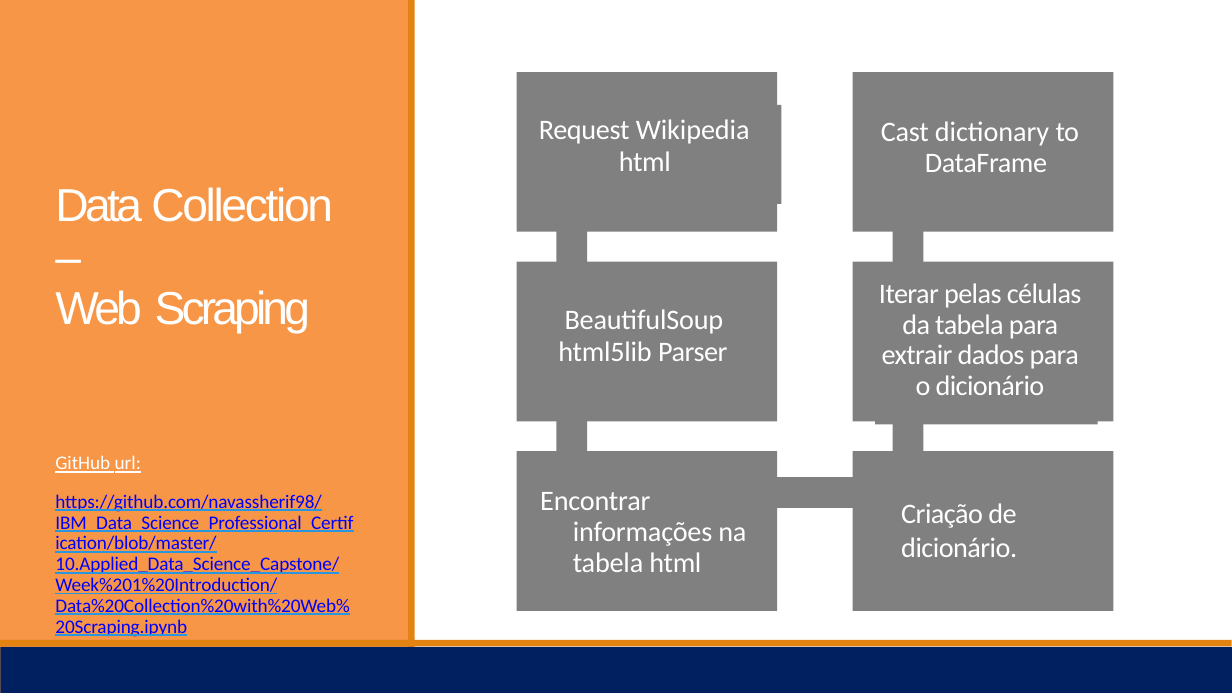
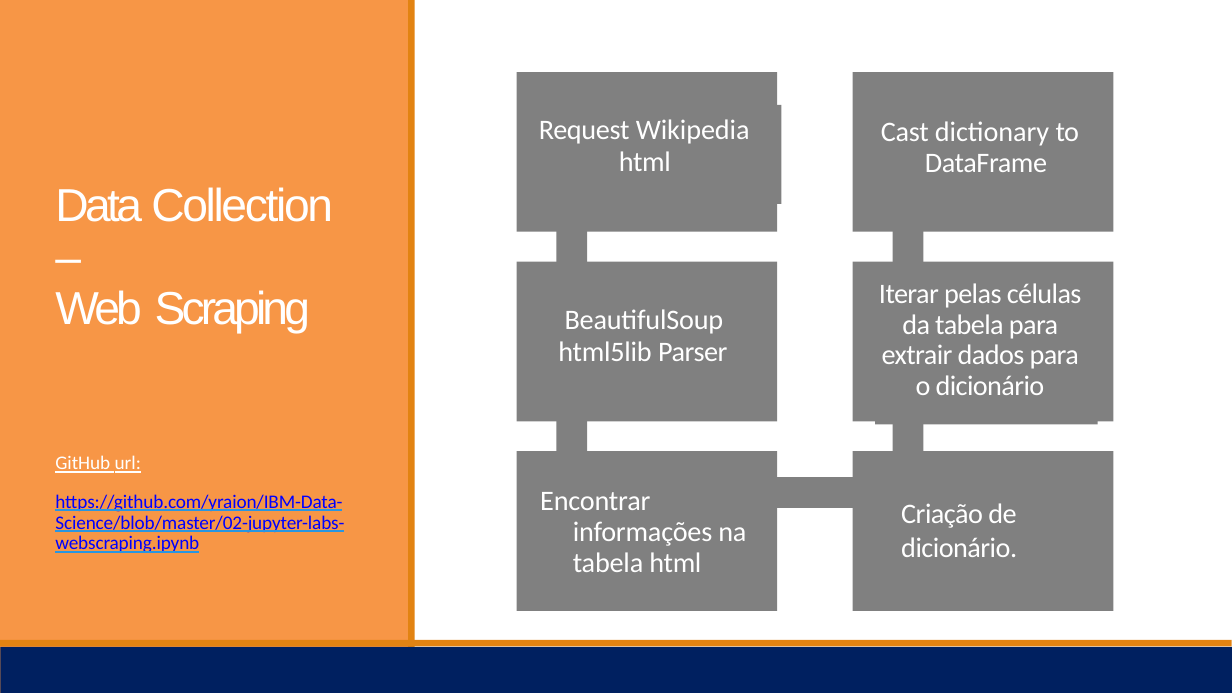
Before and after one commit to yraion/IBM-Data-Science, a slide deck: slide 9 of Data Science Journey -IBM -Robson Cruz.pptx. Drawn at 1232x693 pixels with LibreOffice and Linux fonts; fonts in the diff are those of the drawing. Boxes give left, top, right and bottom in pixels: in the first picture for what was removed or moved away, otherwise in the second. Text is boxed around its words. In the diff, an @@ line names an element or a change of style, - is before the commit and + after.

```diff
--- a/Data Science Journey -IBM -Robson Cruz.pptx
+++ b/Data Science Journey -IBM -Robson Cruz.pptx
@@ text at (55,494,344,553): text changed @@
-https://github.com/navassherif98/IBM_Data_Science_Professional_Certification/blob/master/10.Applied_Data_Science_Capstone/Week%201%20Introduction/Data%20Collection%20with%20Web%20Scraping.ipynb
+https://github.com/yraion/IBM-Data-Science/blob/master/02-jupyter-labs-webscraping.ipynb
```
Also in this commit, not shown: 15 other slides changed, 1 slide added, 1 slide removed.
